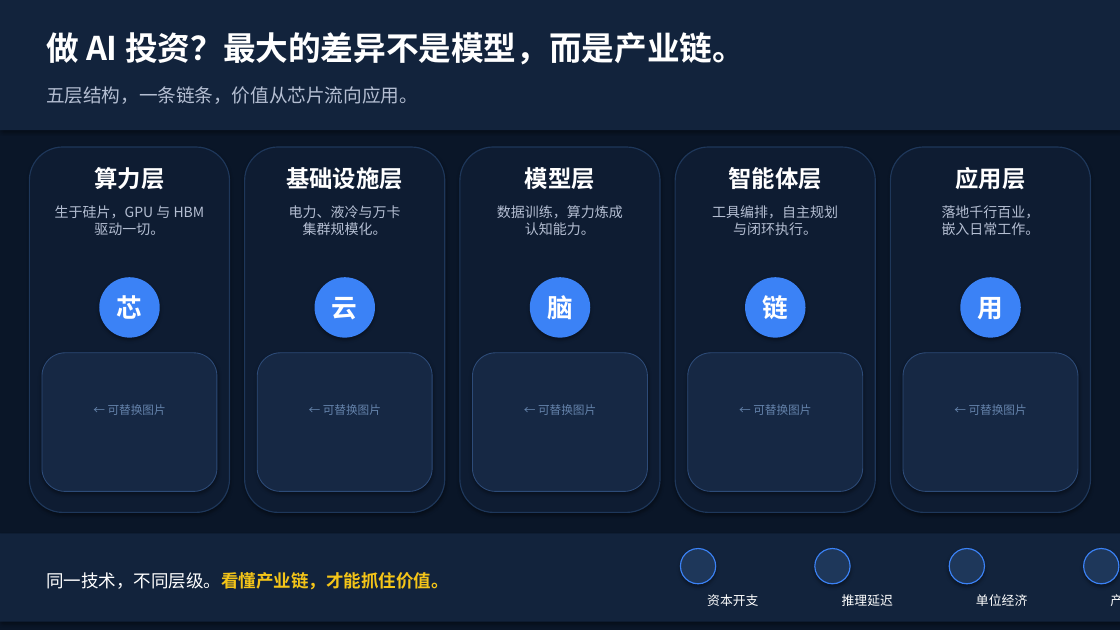
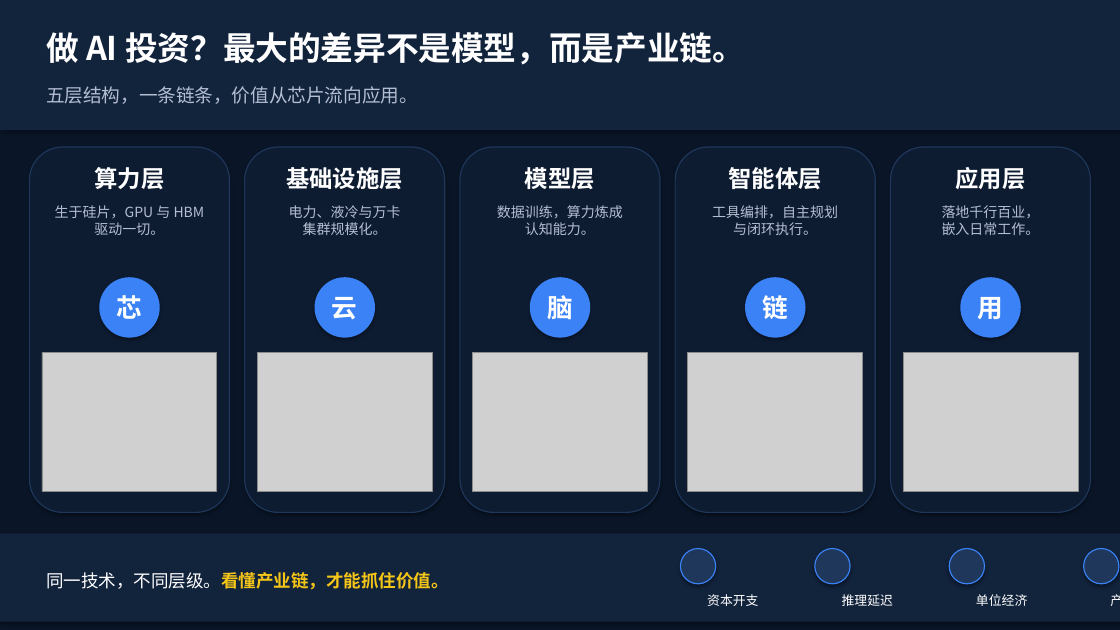
Before and after one commit to Junweiw/blog_code, a slide deck: slide 2 of AI-industry-chain-editable.pptx (slide 1 before the commit). Drawn at 1120x630 pixels with LibreOffice and Linux fonts; fonts in the diff are those of the drawing; grey boxes stand for pictures. Boxes give left, top, right and bottom in pixels: in the first picture for what was removed or moved away, otherwise in the second. Text is boxed around its words. In the diff, an @@ line names an element or a change of style, - is before the commit and + after.

```diff
--- a/AI-industry-chain-editable.pptx
+++ b/AI-industry-chain-editable.pptx
@@ rounded rectangle removed at bbox=[42, 353, 217, 492] @@
@@ picture added at bbox=[42, 353, 217, 492] @@
@@ rounded rectangle removed at bbox=[257, 353, 432, 492] @@
@@ picture added at bbox=[257, 353, 432, 492] @@
@@ rounded rectangle removed at bbox=[473, 353, 648, 492] @@
@@ picture added at bbox=[473, 353, 648, 492] @@
@@ rounded rectangle removed at bbox=[688, 353, 863, 492] @@
@@ picture added at bbox=[688, 353, 863, 492] @@
@@ rounded rectangle removed at bbox=[903, 353, 1078, 492] @@
@@ picture added at bbox=[903, 353, 1078, 492] @@
@@ text removed at bbox=[108, 404, 166, 415] @@
-← 可替换图片
@@ text removed at bbox=[323, 404, 381, 415] @@
-← 可替换图片
@@ text removed at bbox=[538, 404, 596, 415] @@
-← 可替换图片
@@ text removed at bbox=[753, 404, 811, 415] @@
-← 可替换图片
@@ text removed at bbox=[969, 404, 1027, 415] @@
-← 可替换图片
```
Also in this commit, not shown: 1 slide added, 1 slide removed, 8 other files.
